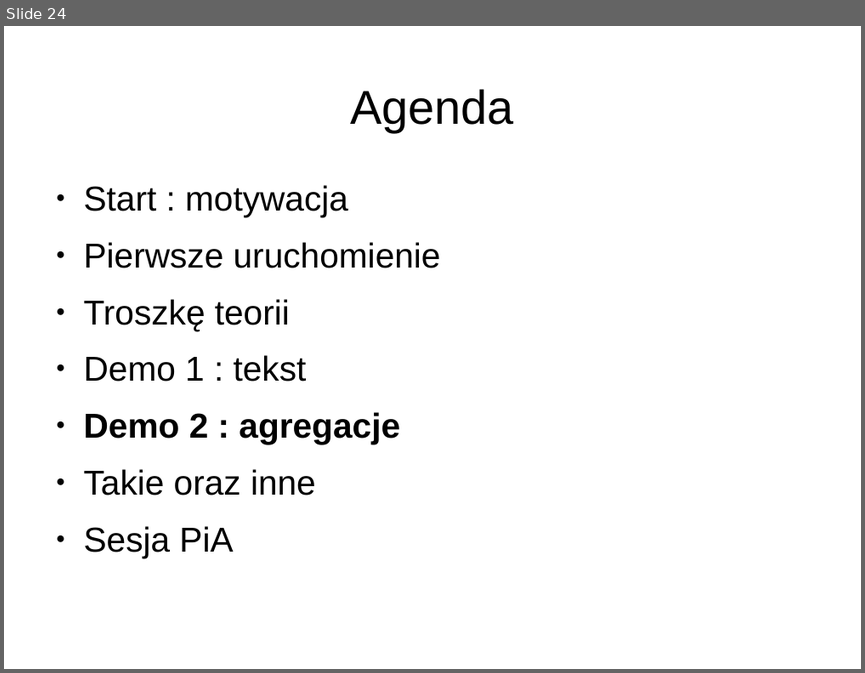
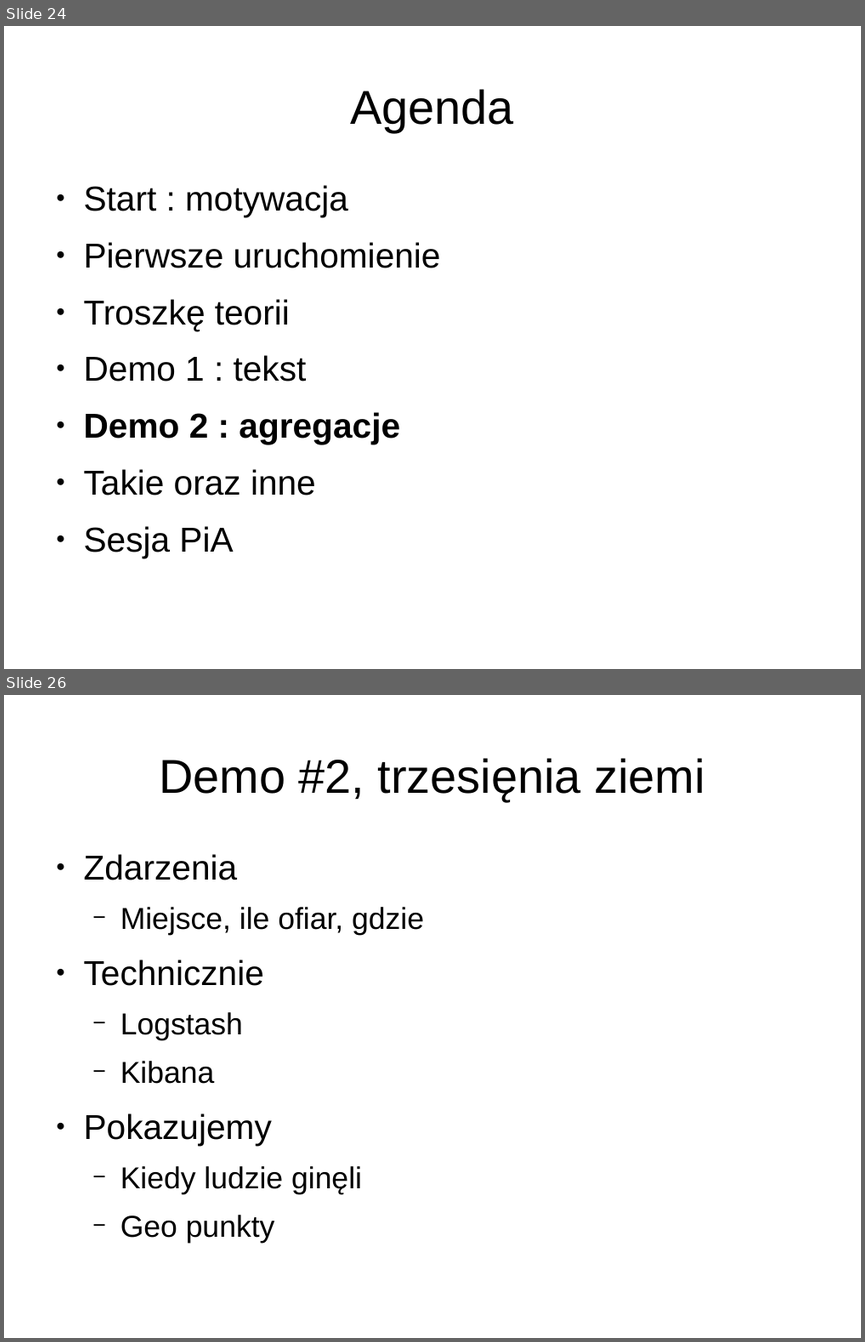
Before and after one commit to lukaszkuczynski/nieszukaj, a slide deck: znajduj.odp. Shown one above the other, each under a label of ours: slide 24 before the commit, slides 24 and 26 after it; the slides between them are not shown. The pictures are 865x673 and 865x1342 pixels, drawn with LibreOffice and Linux fonts; fonts in the diff are those of the drawing. Boxes give left, top, right and bottom in pixels: in the first picture for what was removed or moved away, otherwise in the second. Text is boxed around its words. In the diff, an @@ line names an element or a change of style, - is before the commit and + after.

```diff
--- a/znajduj.odp
+++ b/znajduj.odp
@@ slide 26 added at (x1=4, y1=695, x2=861, y2=1338), background #FFFFFF @@
@@ title added at (x1=159, y1=758, x2=704, y2=801), 44 pt, text #000000 @@
+Demo #2, trzesięnia ziemi
@@ text added at (x1=84, y1=854, x2=424, y2=1242), 28 pt, text #000000 @@
+● Zdarzenia
+  − Miejsce, ile ofiar, gdzie
+● Technicznie
+  − Logstash
+  − Kibana
+● Pokazujemy
+  − Kiedy ludzie ginęli
+  − Geo punkty
```
Also in this commit, not shown: 7 slides changed, 7 other slides added, 1 slide removed, 1 other file.
